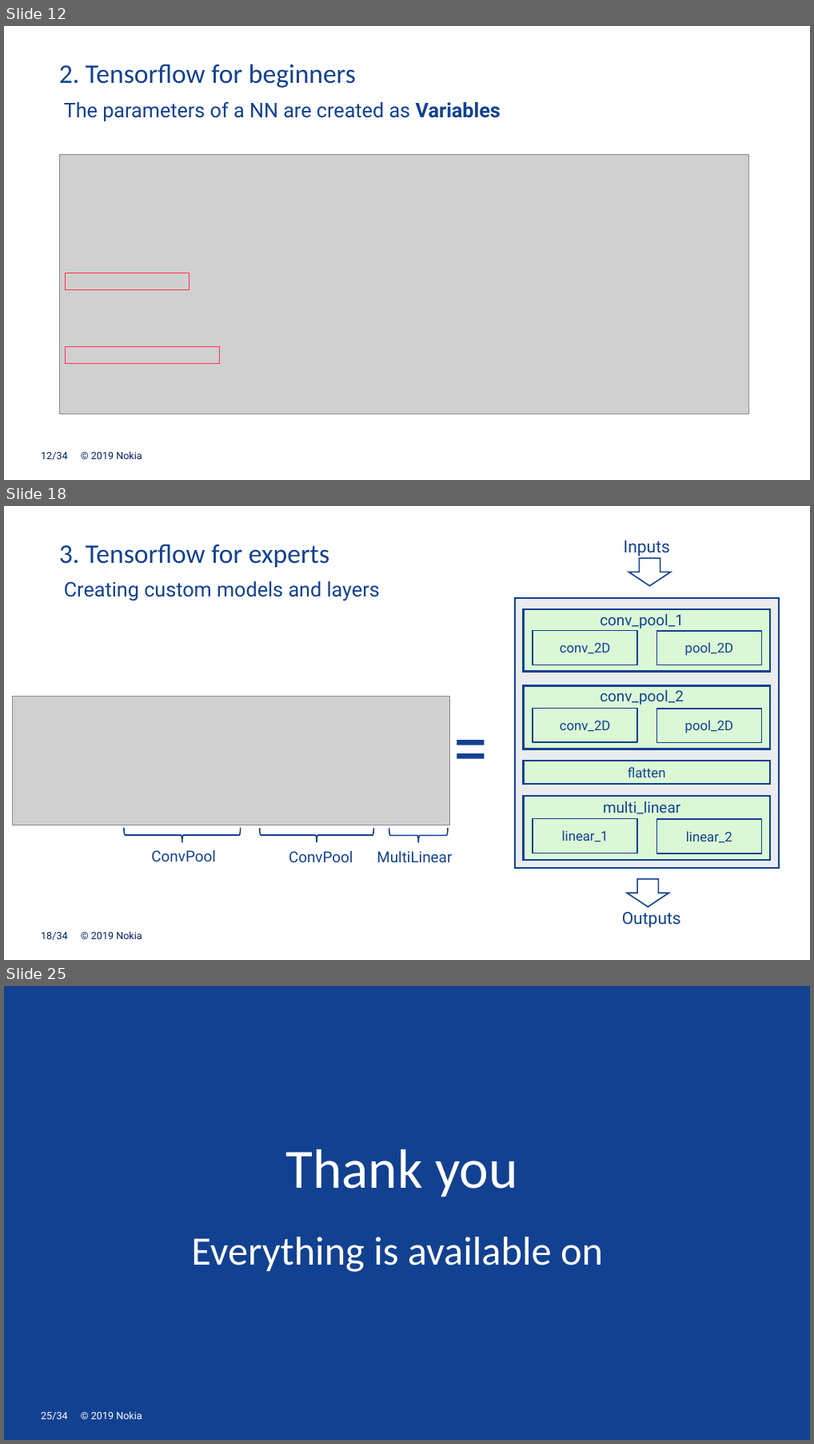
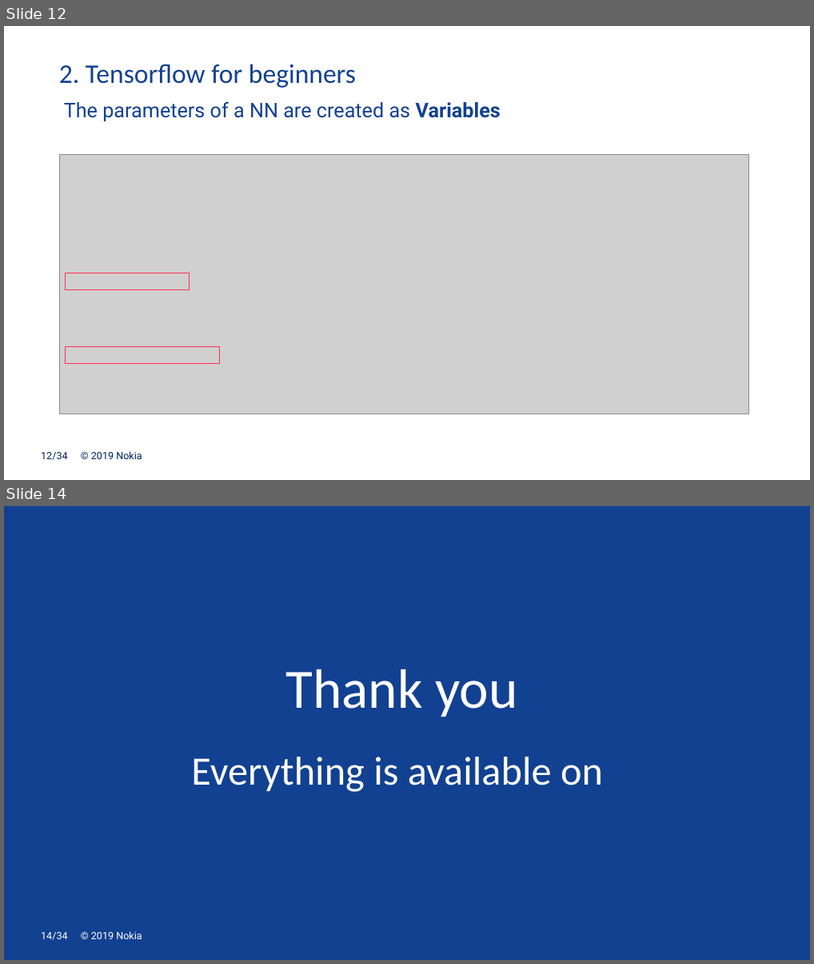
Before and after one commit to mgoutay/ml_course, a slide deck: DL_course_1.pptx. Shown one above the other, each under a label of ours: slides 12, 18 and 25 before the commit, slides 12 and 14 after it; the slides between them are not shown. The pictures are 814x1444 and 814x964 pixels, drawn with LibreOffice and Linux fonts; fonts in the diff are those of the drawing; grey boxes stand for pictures; background and template pictures are left out. Boxes give left, top, right and bottom in pixels: in the first picture for what was removed or moved away, otherwise in the second. Text is boxed around its words. In the diff, an @@ line names an element or a change of style, - is before the commit and + after.

```diff
--- a/DL_course_1.pptx
+++ b/DL_course_1.pptx
@@ slide 18 removed at [4,506,810,960], background #FFFFFF; not listed: 2 template elements that a slide beside it also shows @@
@@ text removed at [59,544,330,568] @@
-3. Tensorflow for experts
@@ text removed at [624,540,670,558] @@
-Inputs
@@ right arrow removed at [630,558,671,585] @@
@@ text removed at [64,581,380,601] @@
-Creating custom models and layers
@@ rectangle removed at [515,598,779,867] @@
@@ rectangle removed at [524,609,770,672] @@
@@ text removed at [600,614,684,628] @@
-conv_pool_1
@@ rectangle removed at [533,631,638,665] @@
-conv_2D
@@ rectangle removed at [658,631,762,665] @@
-pool_2D
@@ picture removed at [13,696,450,825] @@
@@ rectangle removed at [524,686,770,749] @@
@@ text removed at [600,690,684,704] @@
-conv_pool_2
@@ text removed at [448,700,509,760] @@
-=
@@ rectangle removed at [533,708,638,743] @@
-conv_2D
@@ rectangle removed at [658,708,762,743] @@
-pool_2D
@@ rectangle removed at [524,760,770,784] @@
-flatten
@@ rectangle removed at [524,795,770,860] @@
@@ text removed at [603,801,681,814] @@
-multi_linear
@@ left brace removed at [124,828,241,842] @@
@@ left brace removed at [259,828,374,842] @@
@@ left brace removed at [390,828,448,843] @@
@@ rectangle removed at [533,818,638,852] @@
-linear_1
@@ rectangle removed at [658,819,762,853] @@
-linear_2
@@ text removed at [151,849,216,861] @@
-ConvPool
@@ text removed at [289,851,354,862] @@
-ConvPool
@@ text removed at [377,850,452,862] @@
-MultiLinear
@@ right arrow removed at [627,879,669,907] @@
@@ text removed at [622,912,682,928] @@
-Outputs
@@ what was slide 25 is now slide 14 @@
@@ page number at [41,932,67,940]: text changed @@
-25/34
+14/34
```
Also in this commit, not shown: 1 slide changed, 10 other slides removed, 1 other file.
